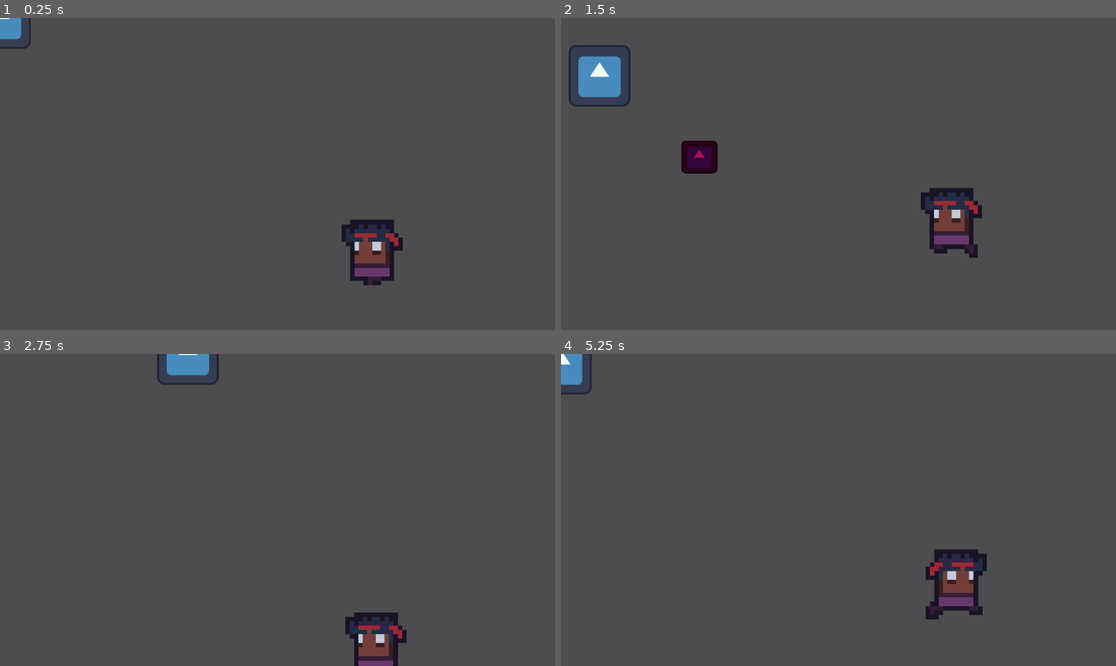
Above: before the commit, frames 1-4 (two rows, left to right).
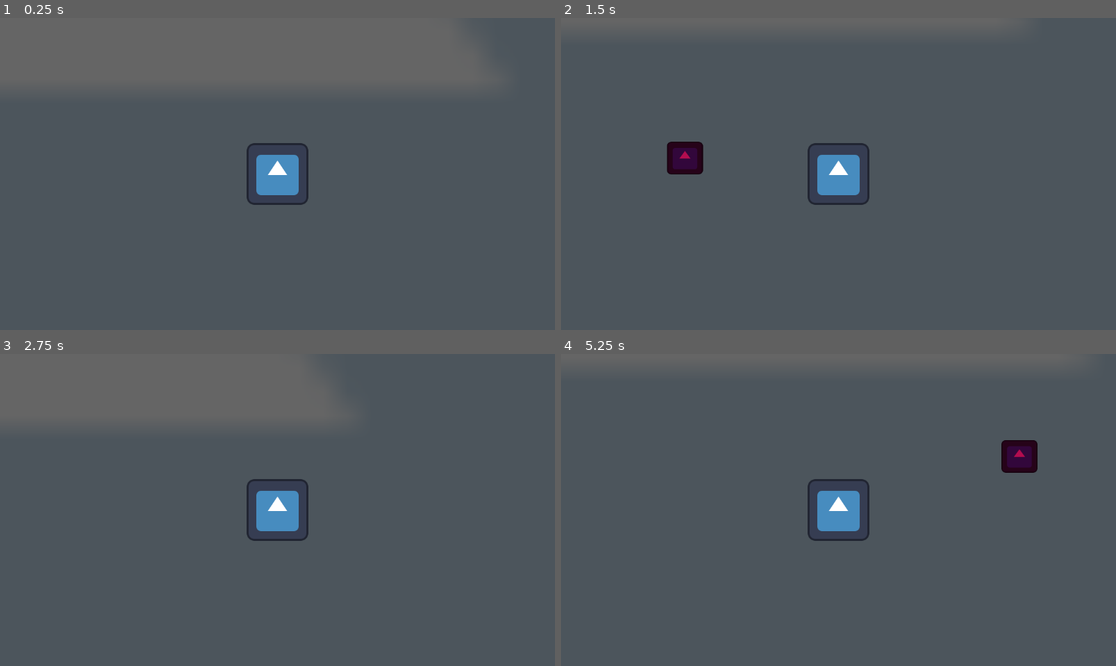
Above: after the commit, the same moments.

Repository: samithShetty/49er-Fall-2023-Game-Jam
Game: Godot game, scene res://Main.tscn
Two runs of this game, one before a commit and one after it. Both use one fixed random seed, a clock stepped at 60 frames per second and the inputs below. The engine's default icon, where the game draws it, is replaced by a stand-in: a white triangle on a blue panel in a dark square.
Inputs (mouse positions are in pixels of both pictures, inside the frame that each line leads up to):
- Up to frame 1 (0.25 s): no input
- Up to frame 2 (1.5 s): move the mouse to (960, 158) at 0.52 s; press the mouse at (960, 158) at 0.53 s; hold D (move_right) 0.53-1.28 s; move the mouse to (727, 189) at 1.27 s; release the mouse at (727, 189) at 1.28 s; hold S (move_down) from 1.28 s (still down); click (727, 189) at 1.35 s
- Up to frame 3 (2.75 s): move the mouse to (333, 441) at 2.02 s; release S (move_down) at 2.03 s; press the mouse at (333, 441) at 2.03 s; hold D (move_right) from 2.03 s (still down)
- Up to frame 4 (5.25 s): move the mouse to (810, 572) at 2.77 s; release D (move_right) at 2.78 s; release the mouse at (810, 572) at 2.78 s; hold W (move_up) 2.78-3.53 s; click (810, 572) at 2.85 s; move the mouse to (1005, 556) at 3.52 s; press the mouse at (1005, 556) at 3.53 s; hold A (move_left) 3.53-5.03 s; move the mouse to (672, 463) at 4.27 s; release the mouse at (672, 463) at 4.28 s; click (672, 463) at 4.35 s; move the mouse to (866, 510) at 5.02 s; press the mouse at (866, 510) at 5.03 s; hold S (move_down) from 5.03 s (still down)

The runs differ from the first frame. In frame 1, 3.6% of the frame differs, in the area x 0-73%, y 0-86%; in frame 2, 5.1%, in the area x 1-76%, y 8-77%; in frame 3, 3.9%; in frame 4, 4.4%.

Commit message:
Added placeholder camera/map setup

Diff:
--- a/Main.tscn
+++ b/Main.tscn
@@ -1,7 +1,8 @@
-[gd_scene load_steps=3 format=3 uid="uid://shvhivg8vtpy"]
+[gd_scene load_steps=4 format=3 uid="uid://shvhivg8vtpy"]
 
 [ext_resource type="PackedScene" uid="uid://l3b4ru4pobbq" path="res://Player/Player.tscn" id="1_qn2vq"]
 [ext_resource type="PackedScene" uid="uid://b0eo3ys5fu7g2" path="res://NPC/NPC.tscn" id="3_f35kg"]
+[ext_resource type="Texture2D" uid="uid://bcms6rbepoy3j" path="res://icon.svg" id="3_kjxqq"]
 
 [node name="Main" type="Node2D"]
 
@@ -9,3 +10,10 @@
 
 [node name="NPC" parent="." instance=ExtResource("3_f35kg")]
 position = Vector2(818, 492)
+
+[node name="Icon" type="Sprite2D" parent="."]
+modulate = Color(1, 1, 1, 0.137255)
+show_behind_parent = true
+position = Vector2(-519, -271)
+scale = Vector2(50, 50)
+texture = ExtResource("3_kjxqq")
--- a/Player/Player.tscn
+++ b/Player/Player.tscn
@@ -28,4 +28,6 @@
 [node name="CollisionShape2D" type="CollisionShape2D" parent="Area2D"]
 shape = SubResource("RectangleShape2D_i5wt3")
 
+[node name="Camera2D" type="Camera2D" parent="."]
+
 [connection signal="body_entered" from="Area2D" to="." method="_on_area_2d_body_entered"]
